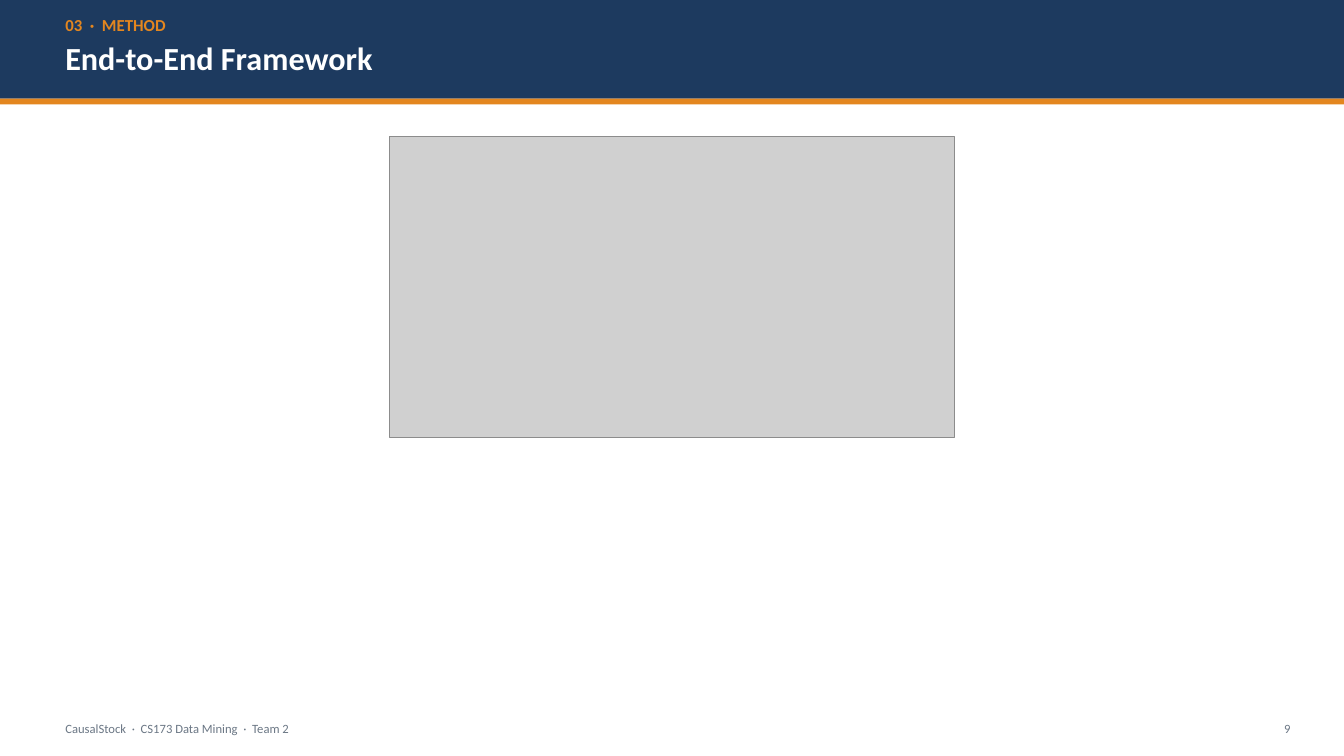
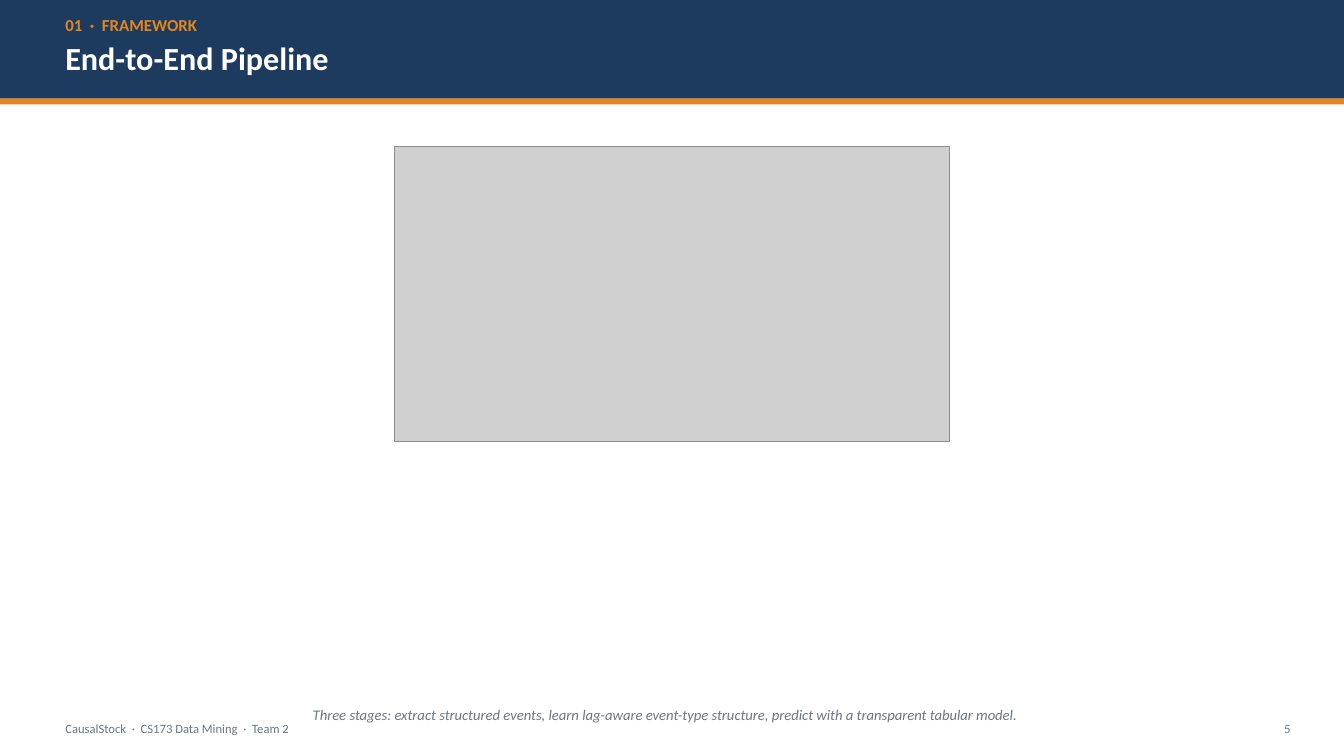
Before and after one commit to LovelyC-kx/dddmmm, a slide deck: slide 5 of DirectionA/docs/final-deck/CausalStock_CS173_Final.pptx (slide 9 before the commit). Drawn at 1344x756 pixels with LibreOffice and Linux fonts; fonts in the diff are those of the drawing; grey boxes stand for pictures. Boxes give left, top, right and bottom in pixels: in the first picture for what was removed or moved away, otherwise in the second. Text is boxed around its words. In the diff, an @@ line names an element or a change of style, - is before the commit and + after.

```diff
--- a/DirectionA/docs/final-deck/CausalStock_CS173_Final.pptx
+++ b/DirectionA/docs/final-deck/CausalStock_CS173_Final.pptx
@@ text at box(65, 20, 197, 31): text changed @@
-03 · METHOD
+01 · FRAMEWORK
@@ text at box(65, 47, 329, 75): text changed @@
-End-to-End Framework
+End-to-End Pipeline
@@ picture: place and size @@
-picture at box(390, 136, 955, 438)
+picture at box(395, 146, 950, 442)
@@ text added at box(313, 710, 1017, 723), 10.5 pt, text #6B7785, italic @@
+Three stages: extract structured events, learn lag-aware event-type structure, predict with a transparent tabular model.
```
Also in this commit, not shown: 7 other slides changed, 8 slides added, 11 slides removed, 3 other files.
